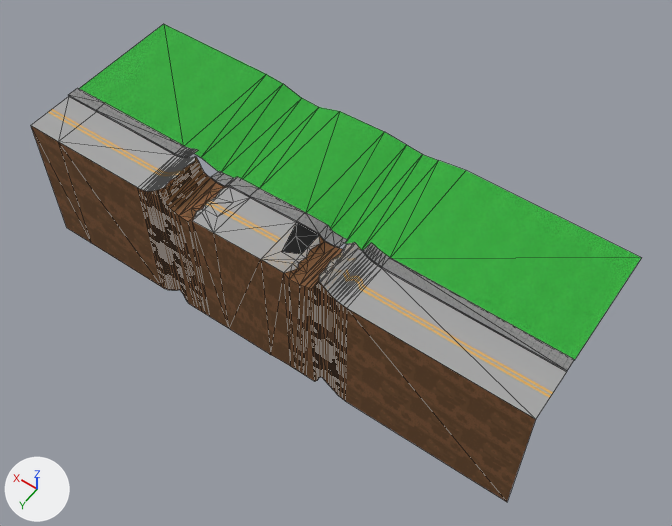
Two versions of the FBX model Game/Assets/MainGame/Level/Segments/Models/Terrain_09_jump_point_3.FBX, one commit apart.
One viewpoint serves both versions: a camera (50 mm lens) standing at (-489.0, 307.0, 493.0) and looking at (-235.0, -49.0, -66.0). Every picture has the same lights, and +X, +Y and +Z are marked at lower left. Mesh edges are drawn as thin lines. Where no turn or scale is listed for an object, it has been applied to the vertices. Vertices at the same position are counted once.

Before the edit, the objects in view are built like this:
```python
me_mesh = bpy.data.meshes.new('Mesh')
me_mesh.from_pydata(...)  # 90 vertices, 88 faces; spans x -430.0..0.0, y 20.0, z -120.0..13.0
me_mesh.materials.append(mat_02___default)  # picture img_dirt_diff_png
me_mesh_001 = bpy.data.meshes.new('Mesh.001')
me_mesh_001.from_pydata(...)  # 224 vertices, 344 faces; spans x -430.0..0.0, y -30.0..20.0, z -5.0..15.0
# faces by material slot: [118, 122, 104]
me_mesh_001.materials.append(mat_01___default)  # picture img_asphalt_diff_png
me_mesh_001.materials.append(mat_02___default)  # picture img_dirt_diff_png
me_mesh_001.materials.append(mat_03___default)  # picture img_sidewalk_png
me_mesh_002 = bpy.data.meshes.new('Mesh.002')
me_mesh_002.from_pydata(...)  # 24 vertices, 22 faces; spans x -430.0..0.0, y -130.0..-30.0, z -9.0..1.0
me_mesh_002.materials.append(mat_04___default)  # picture img_grass_png
ob_terrain_09 = bpy.data.objects.new('Terrain_09', me_mesh_001)
ob_terrain_09.location = (0.0, 0.0, 0.0)
ob_terrain_09_grass = bpy.data.objects.new('Terrain_09_grass', me_mesh_002)
ob_terrain_09_grass.location = (0.0, 0.0, 0.0)
ob_terrain_09_ground = bpy.data.objects.new('Terrain_09_ground', me_mesh)
ob_terrain_09_ground.location = (0.0, 0.0, 0.0)
```
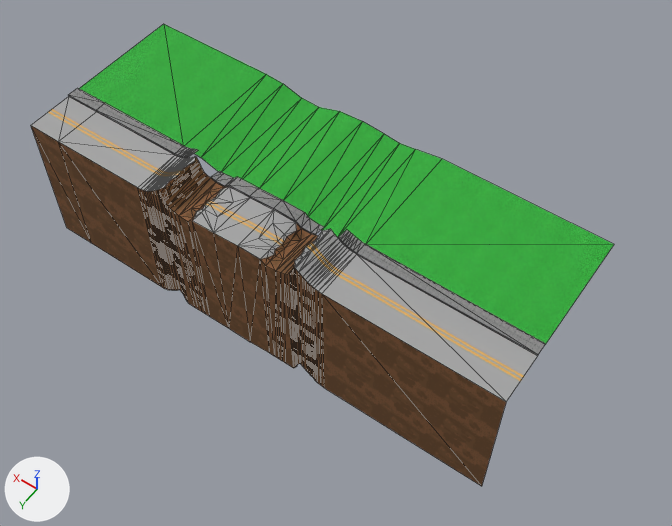
Boxes (x1, y1, x2, y2) around the edits, measured in the pictures (672 x 526 px; the box of a moved part takes in the faces that stretch with it):
'Terrain_09_grass', reshaped: before (79, 24, 641, 359); after (79, 24, 614, 345)
'Terrain_09_ground', reshaped: before (31, 126, 536, 502); after (31, 126, 506, 486)
'Terrain_09', reshaped: before (31, 88, 575, 419); after (31, 88, 546, 402)
part 1 of me_mesh_001, moved or reshaped: before (214, 188, 575, 419); after (214, 188, 546, 402)
part 2 of me_mesh_002, moved or reshaped: before (260, 111, 641, 359); after (260, 111, 614, 345)
part 3 of me_mesh, moved or reshaped: before (215, 234, 536, 502); after (215, 234, 506, 486)

The change, as a list of edits to the scene's bpy script:
```text
Change me_mesh_001:
    where me_mesh_001.from_pydata(...)  # 224 vertices, 344 faces; spans x -430.0..0.0, y -30.0..20.0, z -5.0..15.0
    used by ob_terrain_09; location = (0.0, 0.0, 0.0)
    me_mesh_001 part 1: all 110 vertices in x -430.0..-222.0, y -30.0..20.0, z -4.0..15.0 are moved by (20.0, 0.0, 0.0)
Change me_mesh_002:
    where me_mesh_002.from_pydata(...)  # 24 vertices, 22 faces; spans x -430.0..0.0, y -130.0..-30.0, z -9.0..1.0
    used by ob_terrain_09_grass; location = (0.0, 0.0, 0.0)
    me_mesh_002 part 2: all 12 vertices in x -430.0..-222.0, y -130.0..-30.0, z -9.0..1.0 are moved by (20.0, 0.0, 0.0)
Change me_mesh:
    where me_mesh.from_pydata(...)  # 90 vertices, 88 faces; spans x -430.0..0.0, y 20.0, z -120.0..13.0
    used by ob_terrain_09_ground; location = (0.0, 0.0, 0.0)
    me_mesh part 3: all 44 vertices in x -430.0..-222.0, y 20.0, z -119.0..13.0 are moved by (20.0, 0.0, 0.0)
```
